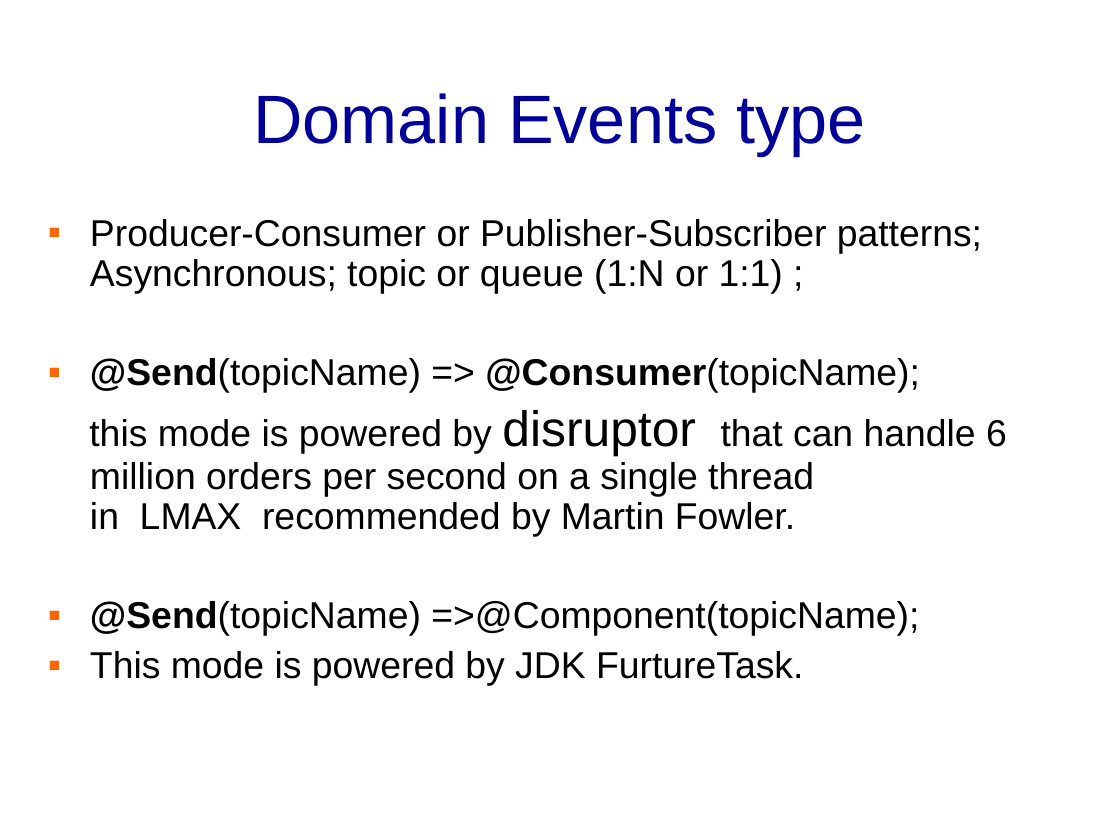
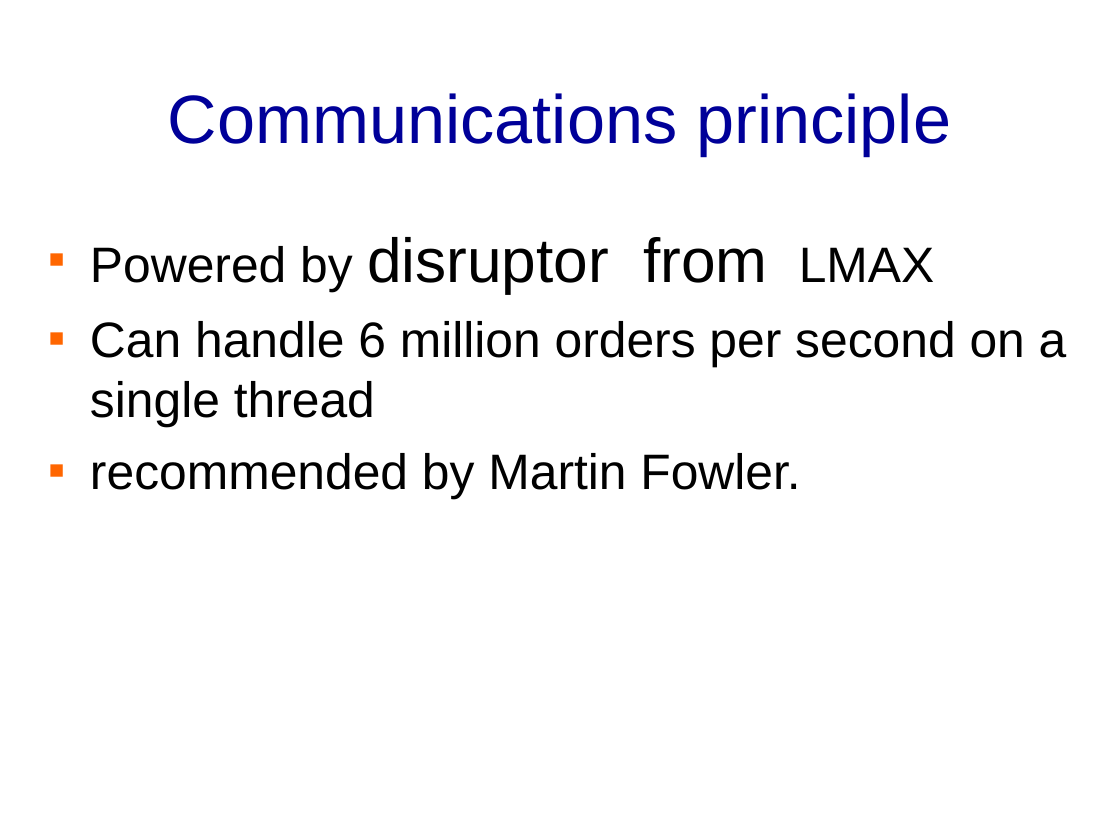
Before and after one commit to banq/jdonframework, a slide deck: slide 16 of doc/english/JdonFramework.ppt. Drawn at 1120x840 pixels with LibreOffice and Linux fonts; fonts in the diff are those of the drawing; background and template pictures are left out. Boxes give left, top, right and bottom in pixels: in the first picture for what was removed or moved away, otherwise in the second. Text is boxed around its words. In the diff, an @@ line names an element or a change of style, - is before the commit and + after.

```diff
--- a/doc/english/JdonFramework.ppt
+++ b/doc/english/JdonFramework.ppt
@@ title at box(168, 93, 951, 156): text changed @@
-Domain Events type
+Communications principle
@@ text at box(90, 237, 1067, 499): text changed; size 24 to 32 pt @@
-▪ Producer-Consumer or Publisher-Subscriber patterns; Asynchronous; topic or queue (1:N or 1:1) ;
-▪ @Send(topicName) => @Consumer(topicName);
-this mode is powered by disruptor that can handle 6 million orders per second on a single thread in LMAX recommended by Martin Fowler.
-▪ @Send(topicName) =>@Component(topicName);
-▪ This mode is powered by JDK FurtureTask.
+▪ Powered by disruptor from LMAX
+▪ Can handle 6 million orders per second on a single thread
+▪ recommended by Martin Fowler.
```
Also in this commit, not shown: 22 other slides changed, 8 slides added, 17 slides removed, 2 other files.
